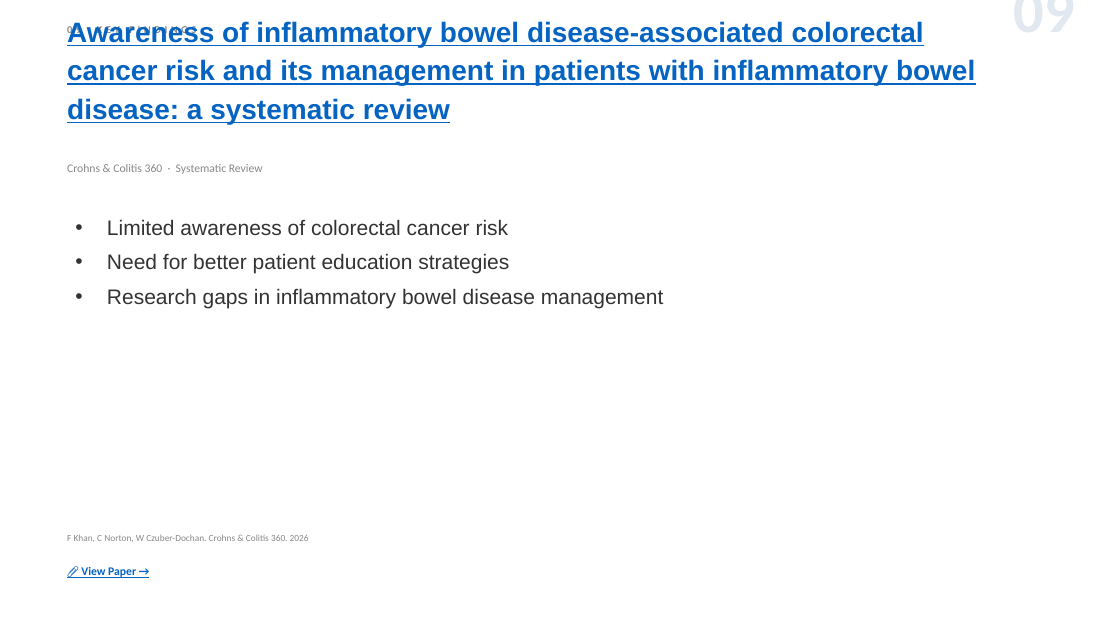
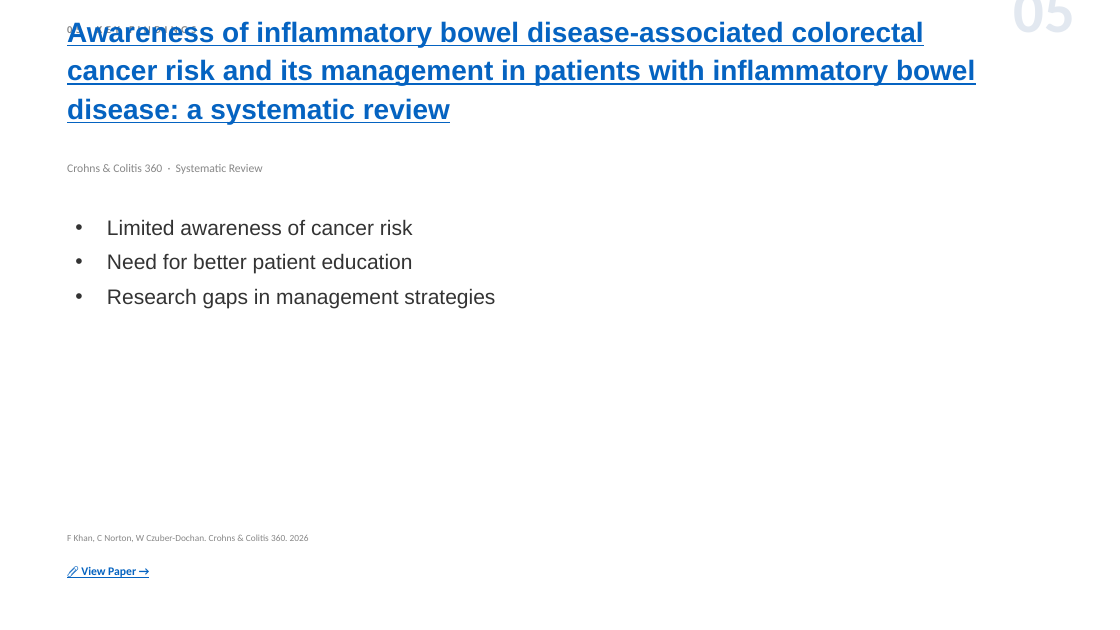
Before and after one commit to jejenhu-maker/colorectal-weekly-digest, a slide deck: slide 7 of docs/digest-en.pptx (slide 11 before the commit). Drawn at 1120x630 pixels with LibreOffice and Linux fonts; fonts in the diff are those of the drawing. Boxes give left, top, right and bottom in pixels: in the first picture for what was removed or moved away, otherwise in the second. Text is boxed around its words. In the diff, an @@ line names an element or a change of style, - is before the commit and + after.

```diff
--- a/docs/digest-en.pptx
+++ b/docs/digest-en.pptx
@@ text at [840,8,1075,8]: text changed @@
-09
+05
@@ text at [107,219,495,308]: text changed @@
-• Limited awareness of colorectal cancer risk
-• Need for better patient education strategies
-• Research gaps in inflammatory bowel disease management
+• Limited awareness of cancer risk
+• Need for better patient education
+• Research gaps in management strategies
```
Also in this commit, not shown: 10 other slides changed, 3 slides added, 3 slides removed, 2 other files.
